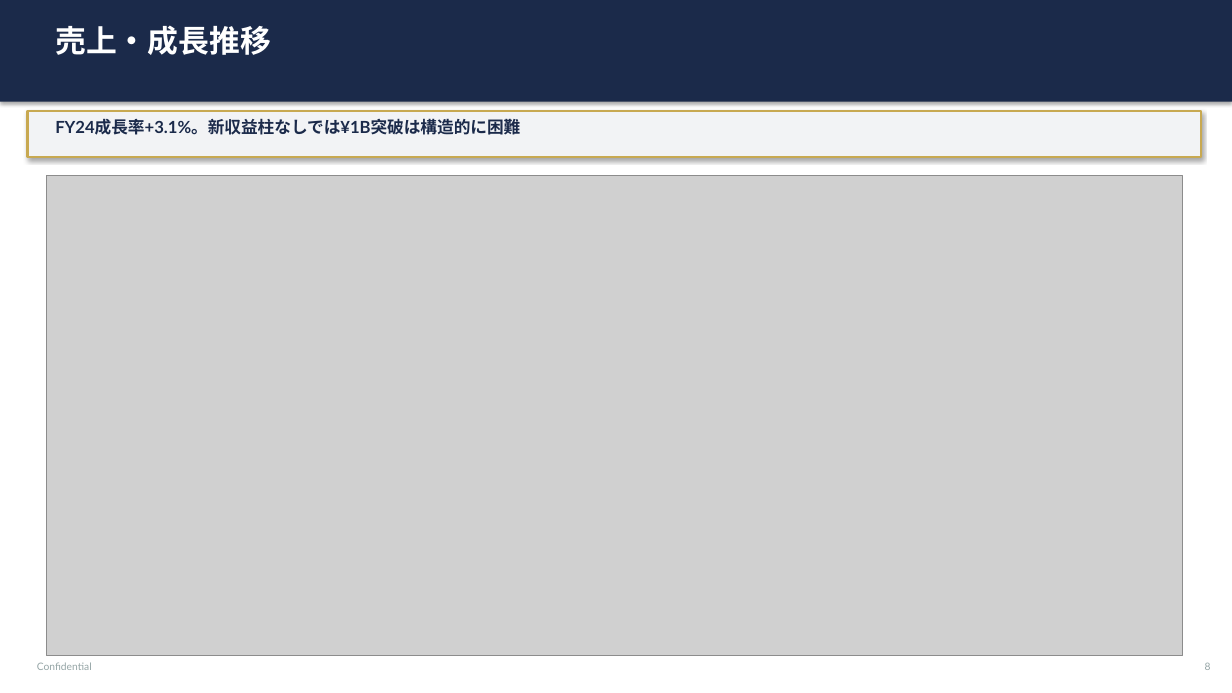
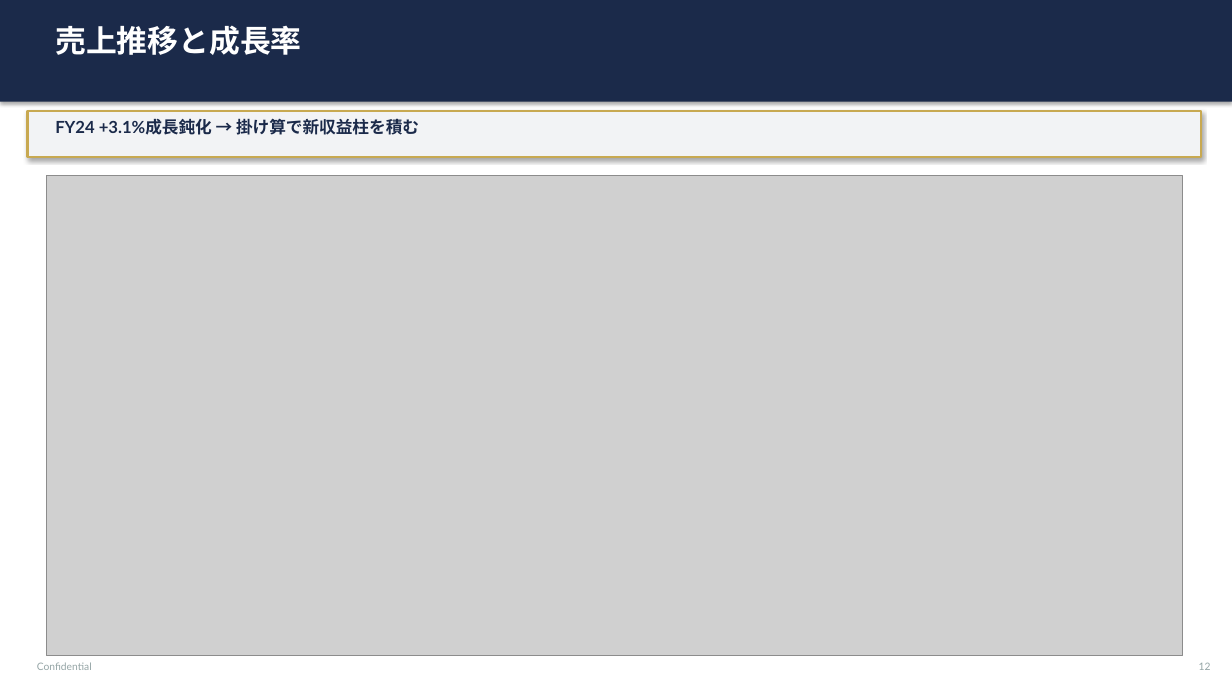
Before and after one commit to kapigon001/nexpro-strategy, a slide deck: slide 12 of output/nexpro_strategy_presentation.pptx (slide 8 before the commit). Drawn at 1232x693 pixels with LibreOffice and Linux fonts; fonts in the diff are those of the drawing; grey boxes stand for pictures. Boxes give left, top, right and bottom in pixels: in the first picture for what was removed or moved away, otherwise in the second. Text is boxed around its words. In the diff, an @@ line names an element or a change of style, - is before the commit and + after.

```diff
--- a/output/nexpro_strategy_presentation.pptx
+++ b/output/nexpro_strategy_presentation.pptx
@@ text at [55, 25, 301, 55]: text changed @@
-売上・成長推移
+売上推移と成長率
@@ text at [55, 118, 419, 135]: text changed @@
-FY24成長率+3.1%。新収益柱なしでは¥1B突破は構造的に困難
+FY24 +3.1%成長鈍化 → 掛け算で新収益柱を積む
@@ text at [1199, 662, 1211, 670]: text changed @@
-8
+12
```
Also in this commit, not shown: 10 other slides changed, 11 slides added, 24 slides removed, 2 other files.
